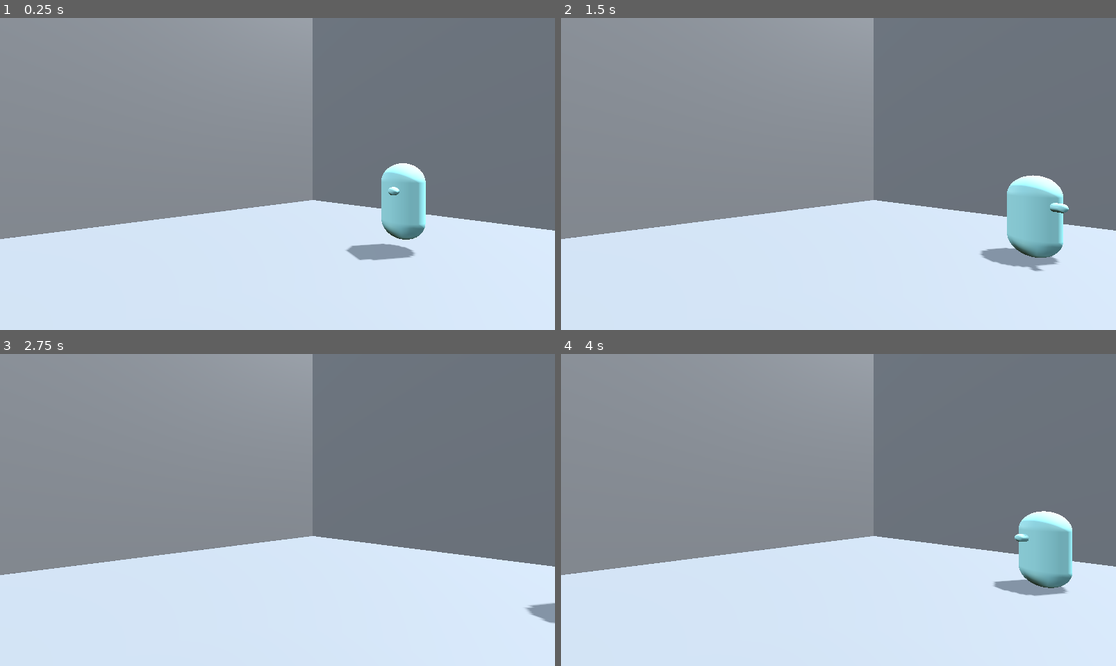
Above: before the commit, frames 1-4 (two rows, left to right).
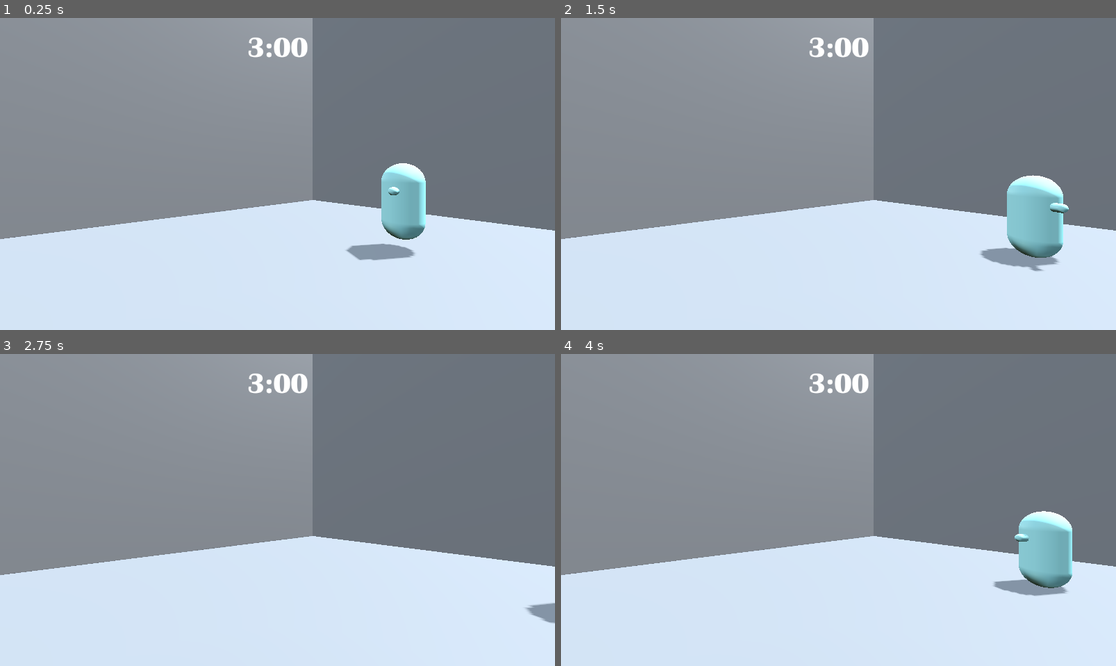
Above: after the commit, the same moments.

Repository: Astro-lo/GameJam-Les-Audacieux-ses
Game: Godot game, scene res://Scenes/Level.tscn
Same seed, same stepped clock (60 frames per second), same inputs: the game is played once before the commit and once after it.
Inputs:
- Up to frame 1 (0.25 s): no input
- Up to frame 2 (1.5 s): hold D (move_right) 0.53-1.28 s; hold S (move_back) from 1.28 s (still down)
- Up to frame 3 (2.75 s): release S (move_back) at 2.03 s; hold D (move_right) from 2.03 s (still down)
- Up to frame 4 (4 s): release D (move_right) at 2.78 s; hold W (move_forward) 2.78-3.53 s; hold A (move_left) from 3.53 s (still down)

The runs differ from the first frame. In frame 1, 0.4% of the frame differs, in the area x 44-56%, y 6-13%; in frame 2, 0.4%; in frame 3, 0.4%; in frame 4, 0.4%.

Commit message:
Add some level logic skeleton

Diff:
--- a/Scenes/Level.tscn
+++ b/Scenes/Level.tscn
@@ -1,6 +1,9 @@
-[gd_scene load_steps=9 format=3 uid="uid://b2mcwtjx6a5n2"]
+[gd_scene load_steps=13 format=3 uid="uid://b2mcwtjx6a5n2"]
 
 [ext_resource type="PackedScene" uid="uid://dbxcv2kbb1ajo" path="res://Scenes/player.tscn" id="1_q4jvb"]
+[ext_resource type="Script" path="res://Scenes/LevelLogic.gd" id="2_a45sn"]
+[ext_resource type="FontFile" uid="uid://tqjgycbqdeyw" path="res://fonts/BRITANIC.TTF" id="3_1kjq3"]
+[ext_resource type="Script" path="res://Scenes/label.gd" id="4_qwygb"]
 
 [sub_resource type="ProceduralSkyMaterial" id="ProceduralSkyMaterial_1h178"]
 sky_horizon_color = Color(0.633782, 0.644768, 0.661492, 1)
@@ -28,10 +31,18 @@
 [sub_resource type="ConcavePolygonShape3D" id="ConcavePolygonShape3D_4iadj"]
 data = PackedVector3Array(10, 0, 10, -10, 0, 10, 10, 0, -10, -10, 0, 10, -10, 0, -10, 10, 0, -10)
 
-[node name="Node3D" type="Node3D"]
+[sub_resource type="LabelSettings" id="LabelSettings_gqian"]
+font = ExtResource("3_1kjq3")
+font_size = 60
+
+[node name="Level" type="Node3D"]
 
 [node name="WorldEnvironment" type="WorldEnvironment" parent="."]
 environment = SubResource("Environment_3wuui")
+
+[node name="LevelLogic" type="Node" parent="."]
+unique_name_in_owner = true
+script = ExtResource("2_a45sn")
 
 [node name="DirectionalLight3D" type="DirectionalLight3D" parent="."]
 transform = Transform3D(-0.866025, -0.433013, 0.25, 0, 0.5, 0.866025, -0.5, 0.75, -0.433013, 0, 10.0816, 0)
@@ -76,3 +87,20 @@
 
 [node name="Camera3D" type="Camera3D" parent="."]
 transform = Transform3D(0.642788, 0, 0.766044, 0, 1, 0, -0.766044, 0, 0.642788, 2, 2, 4)
+
+[node name="CanvasLayer" type="CanvasLayer" parent="."]
+
+[node name="Label" type="Label" parent="CanvasLayer"]
+anchors_preset = 5
+anchor_left = 0.5
+anchor_right = 0.5
+offset_left = -63.5
+offset_top = 30.0
+offset_right = 63.5
+offset_bottom = 91.0
+grow_horizontal = 2
+text = "3:00"
+label_settings = SubResource("LabelSettings_gqian")
+horizontal_alignment = 1
+justification_flags = 160
+script = ExtResource("4_qwygb")
--- /dev/null
+++ b/Scenes/LevelLogic.gd
@@ -0,0 +1,27 @@
+extends Node
+class_name LevelLogic
+
+@export var totalTimeSeconds := 180
+
+var gameStarted := false
+var timeRemaining : float = 0
+
+
+# Called when the node enters the scene tree for the first time.
+func _ready() -> void:
+	begin_game() # todo ecran titre
+
+
+
+
+func get_time_seconds() -> float:
+	return timeRemaining
+
+func begin_game() -> void:
+	timeRemaining = totalTimeSeconds
+	gameStarted = true
+
+# Called every frame. 'delta' is the elapsed time since the previous frame.
+func _process(delta: float) -> void:
+	if gameStarted == true:
+		timeRemaining -= delta;
--- a/scripts/player.gd
+++ b/scripts/player.gd
@@ -2,9 +2,14 @@
 
 @export var speed := 1200
 @export var gravity := -9.8
+@export var level: LevelLogic
 
 var velocity:Vector3;
 var direction:Vector3;
+
+func _ready() -> void:
+	level = %LevelLogic
+	assert(level) # check its here
 
 # Appelé chaque frame (pour l'input)
 func _process(delta: float) -> void:
Binary file added: fonts/BRITANIC.TTF
Not shown, added: fonts/BRITANIC.TTF.import
Not shown, added: sourceData/background finale version copie.png.import
